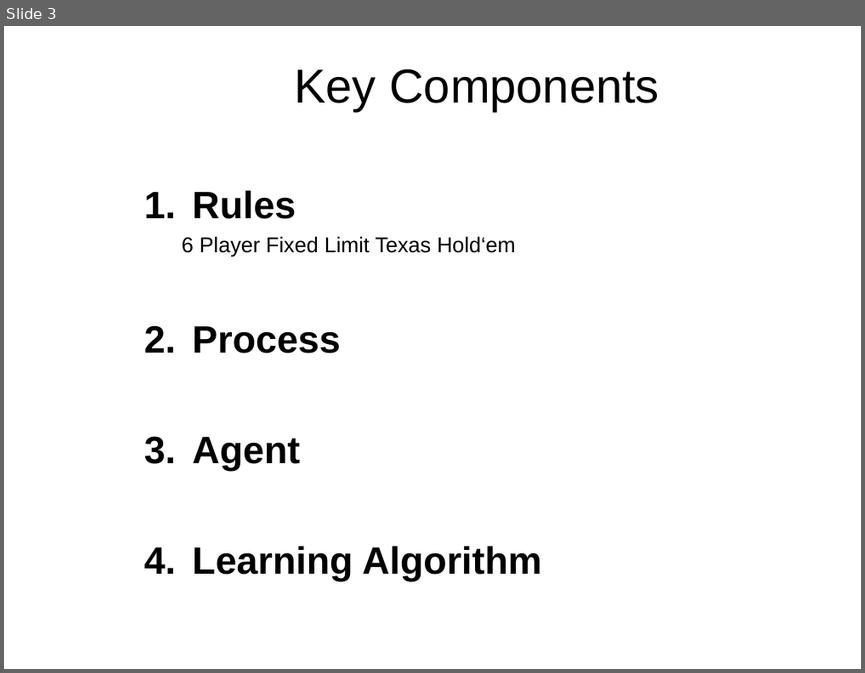
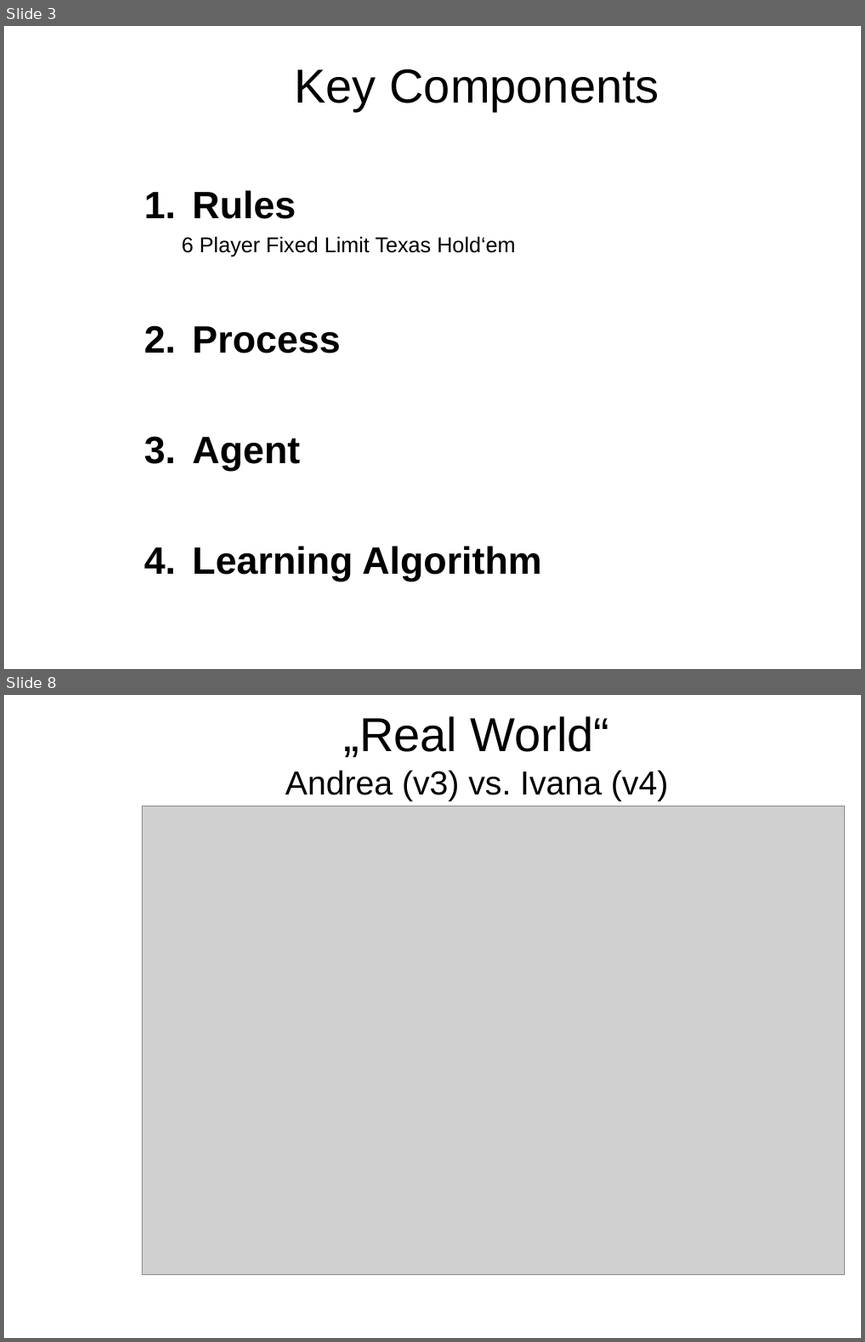
Before and after one commit to stefanfroth/poker, a slide deck: final.ppt. Shown one above the other, each under a label of ours: slide 3 before the commit, slides 3 and 8 after it; the slides between them are not shown. The pictures are 865x673 and 865x1342 pixels, drawn with LibreOffice and Linux fonts; fonts in the diff are those of the drawing; grey boxes stand for pictures; background and template pictures are left out. Boxes give left, top, right and bottom in pixels: in the first picture for what was removed or moved away, otherwise in the second. Text is boxed around its words. In the diff, an @@ line names an element or a change of style, - is before the commit and + after.

```diff
--- a/final.ppt
+++ b/final.ppt
@@ slide 8 added at <box>4,695,861,1338</box>, background picture (left out) @@
@@ title added at <box>285,716,668,801</box>, 28 pt, text #000000 @@
+„Real World“
+Andrea (v3) vs. Ivana (v4)
@@ picture added at <box>142,806,844,1274</box> @@
```
Also in this commit, not shown: 3 slides changed, 4 other slides added, 4 slides removed, 26 other files.
